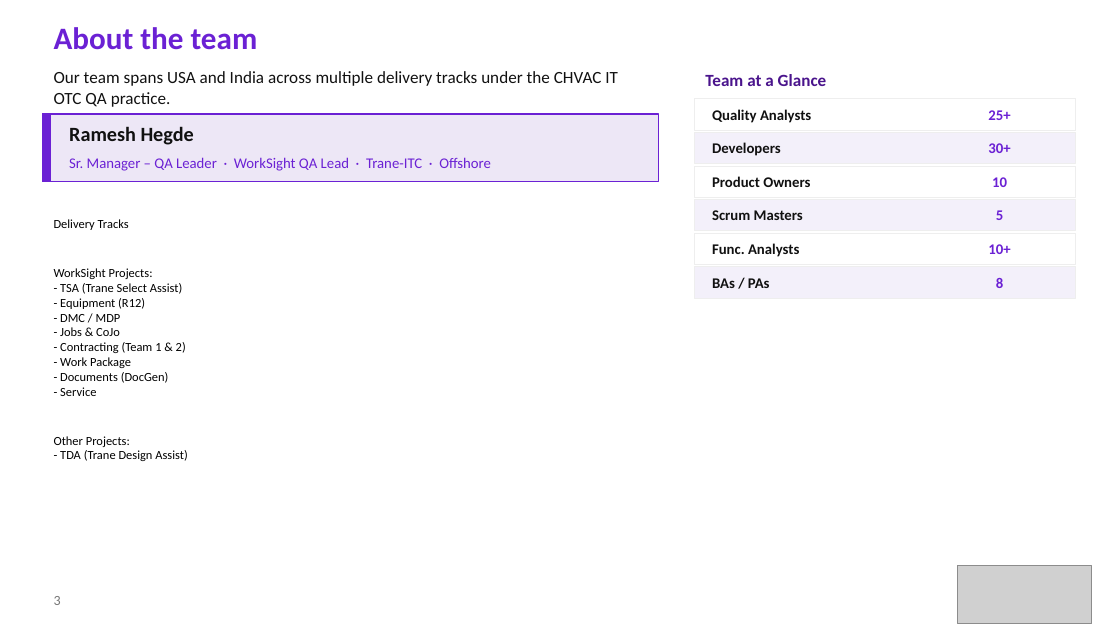
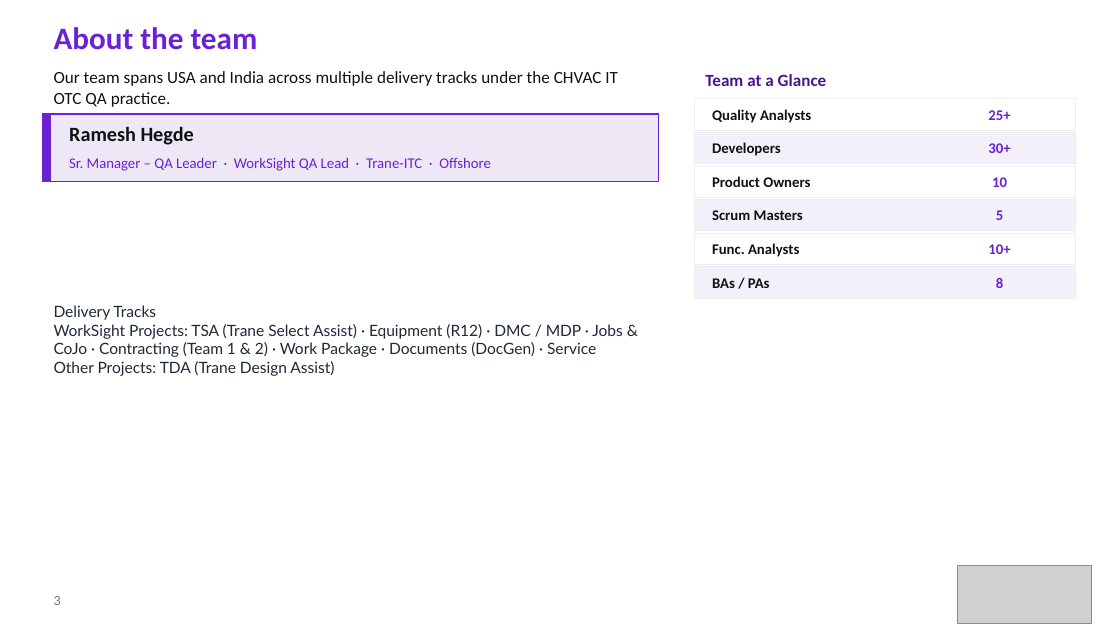
Before and after one commit to Sagar-konkanagaon/ETL__ASSIGNMENT, a slide deck: slide 3 of CHVAC_QA_Onboarding_Updated (1).pptx. Drawn at 1120x630 pixels with LibreOffice and Linux fonts; fonts in the diff are those of the drawing; grey boxes stand for pictures. Boxes give left, top, right and bottom in pixels: in the first picture for what was removed or moved away, otherwise in the second. Text is boxed around its words. In the diff, an @@ line names an element or a change of style, - is before the commit and + after.

```diff
--- a/CHVAC_QA_Onboarding_Updated (1).pptx
+++ b/CHVAC_QA_Onboarding_Updated (1).pptx
@@ text at bbox=[54, 324, 622, 376]: text changed; size 8 to 10 pt; font Calibri to Lato; text colour #000000 to #1F2937 @@
-WorkSight Projects:
-- TSA (Trane Select Assist)
-- Equipment (R12)
-- DMC / MDP
-- Jobs & CoJo
-- Contracting (Team 1 & 2)
-- Work Package
-- Documents (DocGen)
-- Service
-Other Projects:
-- TDA (Trane Design Assist)
+WorkSight Projects: TSA (Trane Select Assist) · Equipment (R12) · DMC / MDP · Jobs & CoJo · Contracting (Team 1 & 2) · Work Package · Documents (DocGen) · Service
+Other Projects: TDA (Trane Design Assist)
@@ text at bbox=[54, 305, 156, 320]: size 8 to 10 pt, font Calibri to Lato, text colour #000000 to #1F2937 in "Delivery Tracks" @@
```
Also in this commit, not shown: 7 other slides changed.
